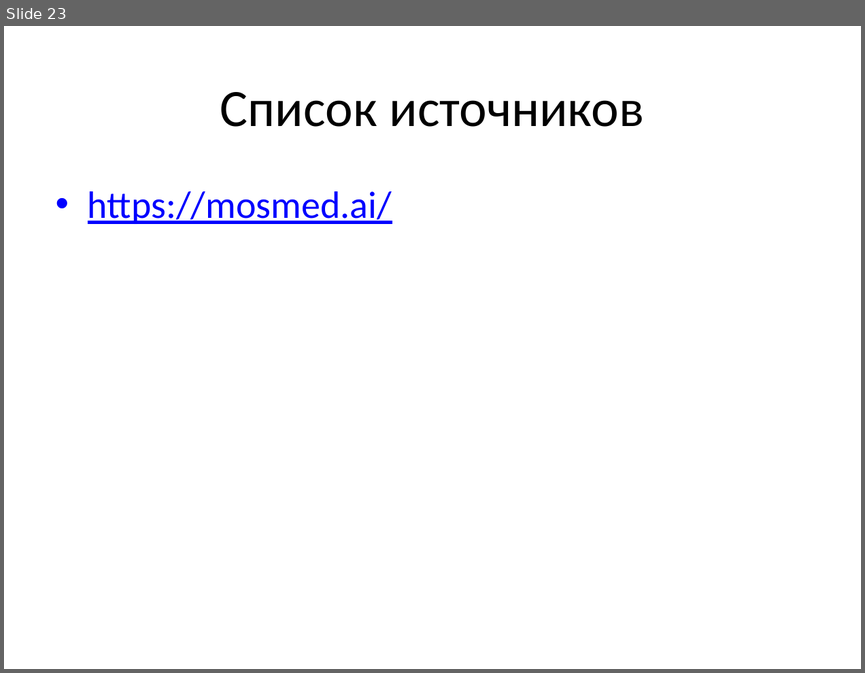
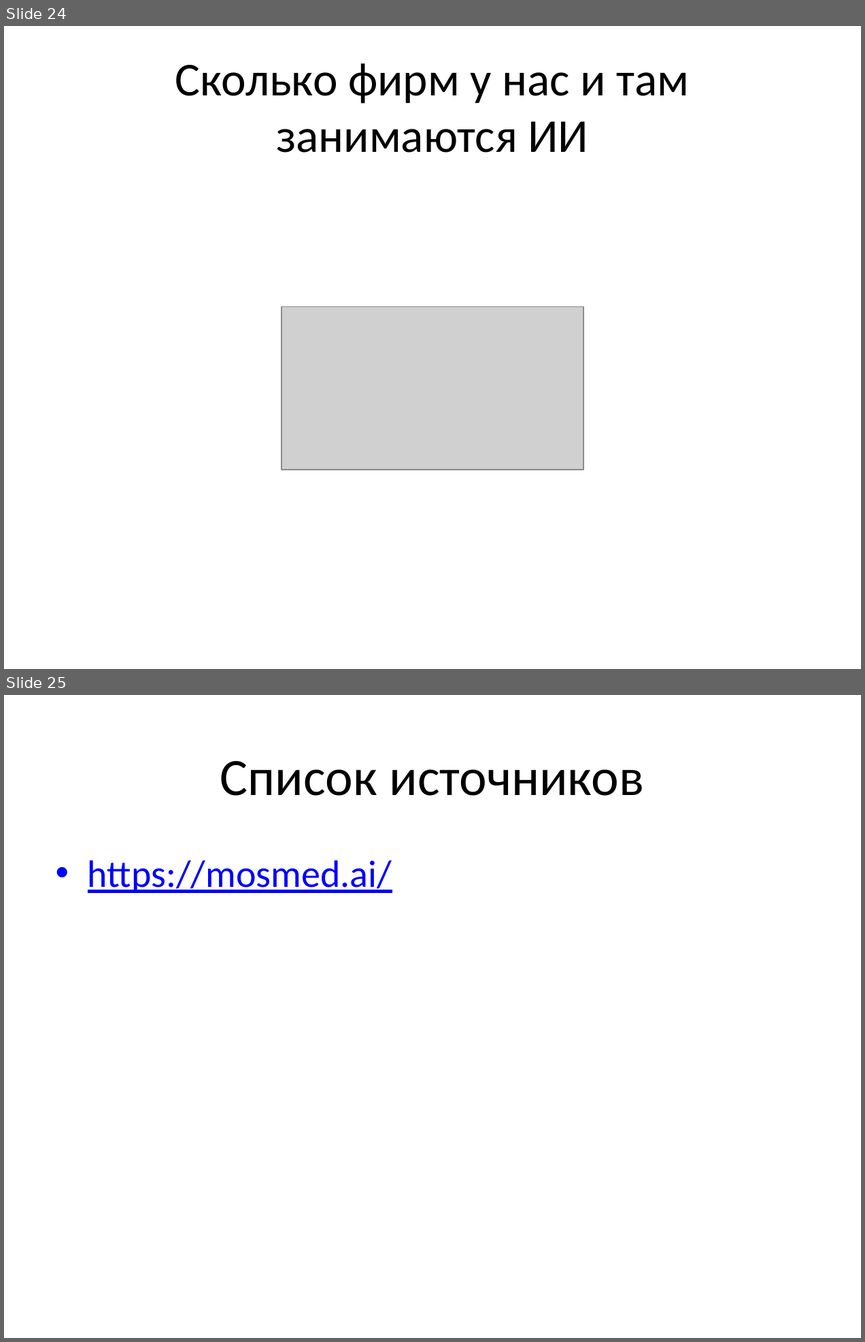
Before and after one commit to koshkit/VKR, a slide deck: slides.pptx. Shown one above the other, each under a label of ours: slide 23 before the commit, slides 24 and 25 after it. The pictures are 865x673 and 865x1342 pixels, drawn with LibreOffice and Linux fonts; fonts in the diff are those of the drawing; grey boxes stand for pictures. Boxes give left, top, right and bottom in pixels: in the first picture for what was removed or moved away, otherwise in the second. Text is boxed around its words. In the diff, an @@ line names an element or a change of style, - is before the commit and + after.

```diff
--- a/slides.pptx
+++ b/slides.pptx
@@ slide 24 added at box(4, 26, 861, 669), background #FFFFFF @@
@@ title added at box(175, 63, 689, 152), 39.6 pt, text #000000 @@
+Сколько фирм у нас и там занимаются ИИ
@@ picture added at box(281, 306, 583, 469) @@
@@ what was slide 23 is now slide 25 @@
```
Also in this commit, not shown: 2 other slides added, 1 slide removed, 5 other files.
